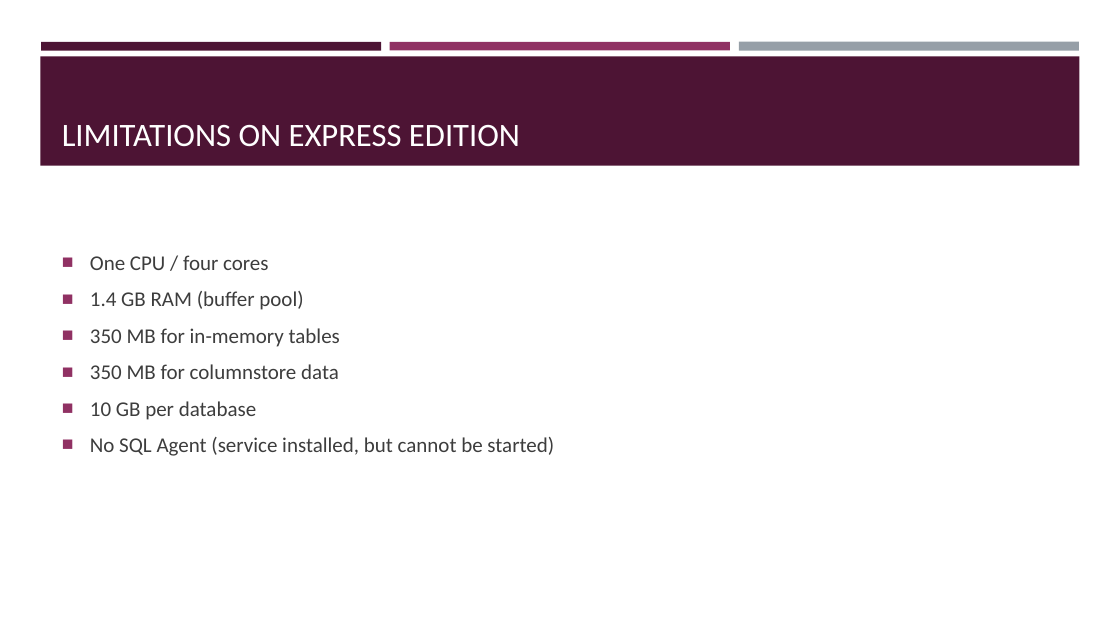
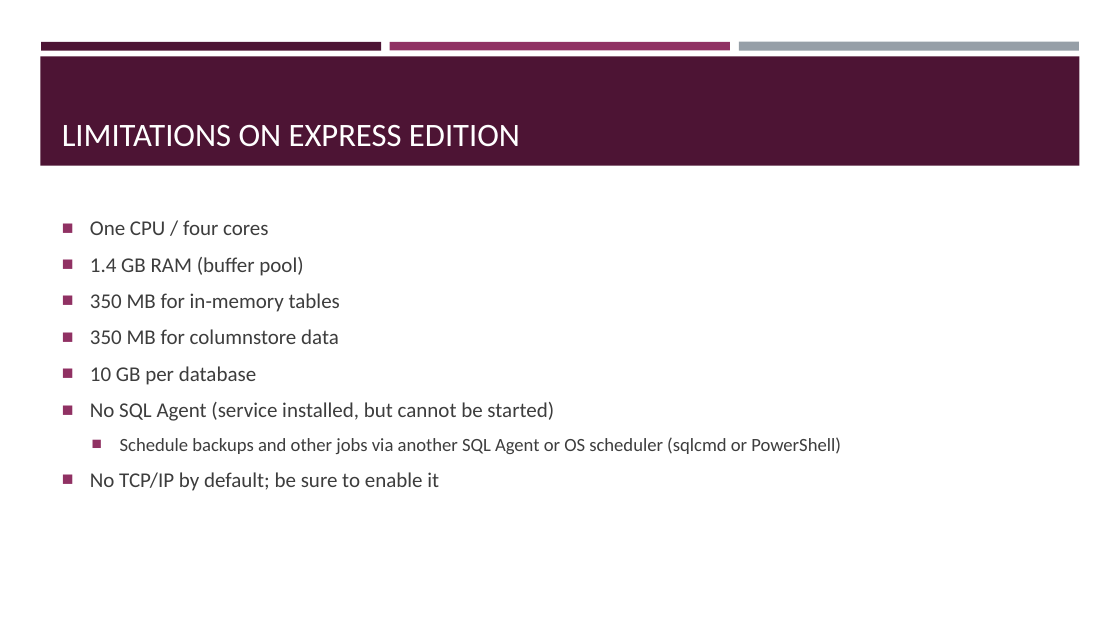
Before and after one commit to sqltran/SevenAwesomeSQLFeatures, a slide deck: slide 5 of AwesomeFreeSQLServerFeatures.pptx. Drawn at 1120x630 pixels with LibreOffice and Linux fonts; fonts in the diff are those of the drawing. Boxes give left, top, right and bottom in pixels: in the first picture for what was removed or moved away, otherwise in the second. Text is boxed around its words. In the diff, an @@ line names an element or a change of style, - is before the commit and + after.

Commit message:
More details on limitations slide.

```diff
--- a/AwesomeFreeSQLServerFeatures.pptx
+++ b/AwesomeFreeSQLServerFeatures.pptx
@@ text at (90,437,841,491): paragraphs added @@
+  ■ Schedule backups and other jobs via another SQL Agent or OS scheduler (sqlcmd or PowerShell)
+■ No TCP/IP by default; be sure to enable it
```
